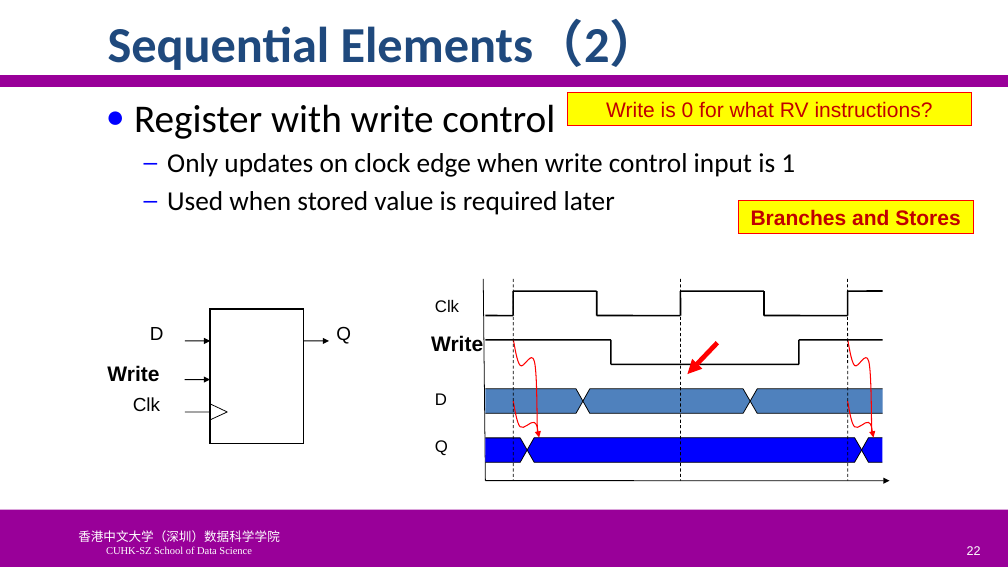
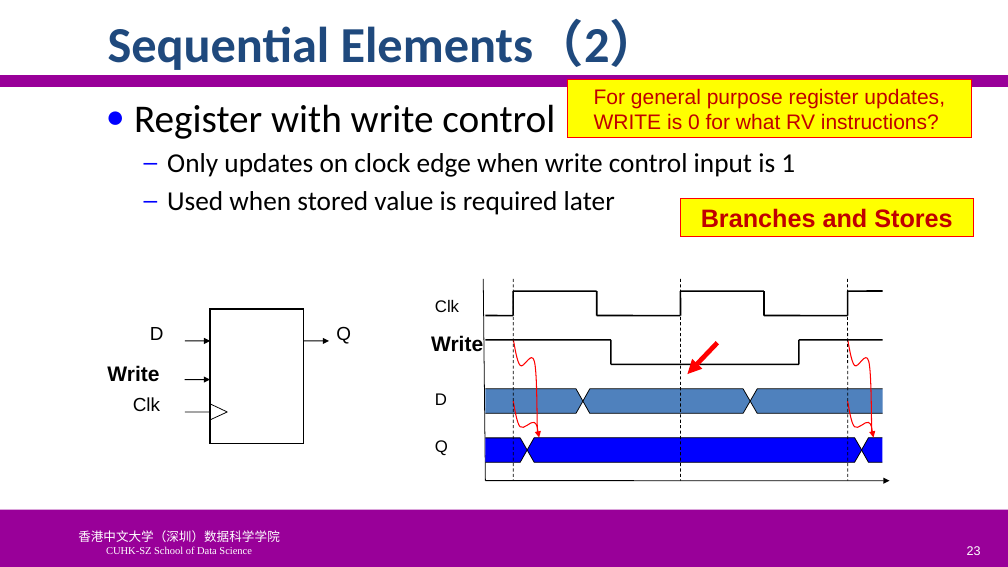
Before and after one commit to SUNCHAOYI923/CMU_CSAPP, a slide deck: slide 23 of slide/CA3060-4-ProcessorArchitecture.pptx (slide 22 before the commit). Drawn at 1008x567 pixels with LibreOffice and Linux fonts; fonts in the diff are those of the drawing; background and template pictures are left out. Boxes give left, top, right and bottom in pixels: in the first picture for what was removed or moved away, otherwise in the second. Text is boxed around its words. In the diff, an @@ line names an element or a change of style, - is before the commit and + after.

```diff
--- a/slide/CA3060-4-ProcessorArchitecture.pptx
+++ b/slide/CA3060-4-ProcessorArchitecture.pptx
@@ rectangle "For general purpose register updates, ...": place and size @@
-rectangle "For general purpose register updates, ..." at [568, 92, 972, 126]
+rectangle "For general purpose register updates, ..." at [568, 79, 972, 138]
@@ text in rectangle at [594, 88, 945, 130]: text changed @@
-Write is 0 for what RV instructions?
+For general purpose register updates, WRITE is 0 for what RV instructions?
@@ rectangle "Branches and Stores": place and size @@
-rectangle "Branches and Stores" at [739, 200, 974, 234]
+rectangle "Branches and Stores" at [681, 198, 974, 236]
@@ rectangle "Branches and Stores" at [681, 198, 974, 236]: size 20 to 24 pt @@
@@ page number at [967, 546, 981, 555]: text changed @@
-22
+23
```
Also in this commit, not shown: 6 other slides changed, 5 slides added, 11 slides removed, 8 other files.
